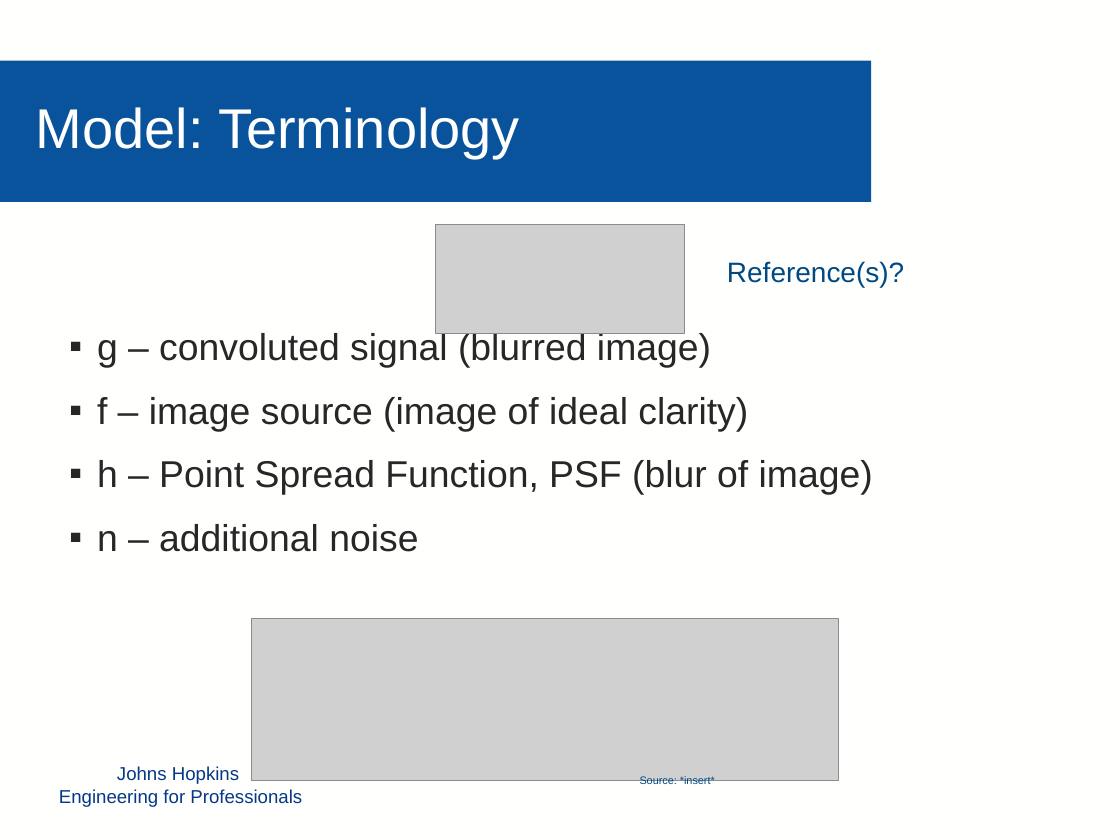
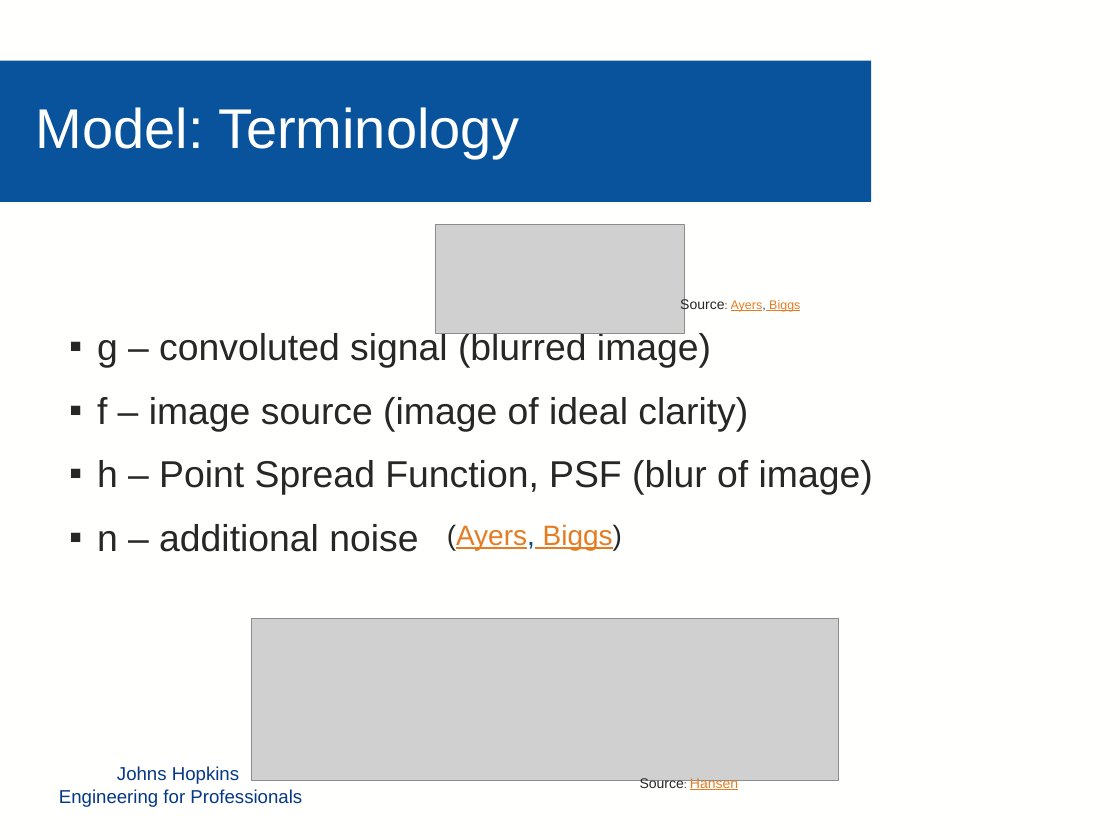
Before and after one commit to mollyn/matrixTheoryProject, a slide deck: slide 6 of Presentation/Diederich_Grassi_Nichols_PPT.pptx. Drawn at 1120x840 pixels with LibreOffice and Linux fonts; fonts in the diff are those of the drawing; grey boxes stand for pictures; background and template pictures are left out. Boxes give left, top, right and bottom in pixels: in the first picture for what was removed or moved away, otherwise in the second. Text is boxed around its words. In the diff, an @@ line names an element or a change of style, - is before the commit and + after.

```diff
--- a/Presentation/Diederich_Grassi_Nichols_PPT.pptx
+++ b/Presentation/Diederich_Grassi_Nichols_PPT.pptx
@@ text removed at <box>727,261,904,287</box> @@
-Reference(s)?
@@ text added at <box>680,298,800,313</box>, 8 pt, text #E57C23, underline @@
+Source: Ayers, Biggs
@@ text added at <box>447,524,622,550</box>, 18 pt, text #E57C23, underline @@
+(Ayers, Biggs)
@@ text at <box>640,778,738,791</box>: text changed; size 7 to 9 pt; text colour #004A84 to #272727 @@
-Source: *insert*
+Source: Hansen
```
Also in this commit, not shown: 5 other slides changed.
